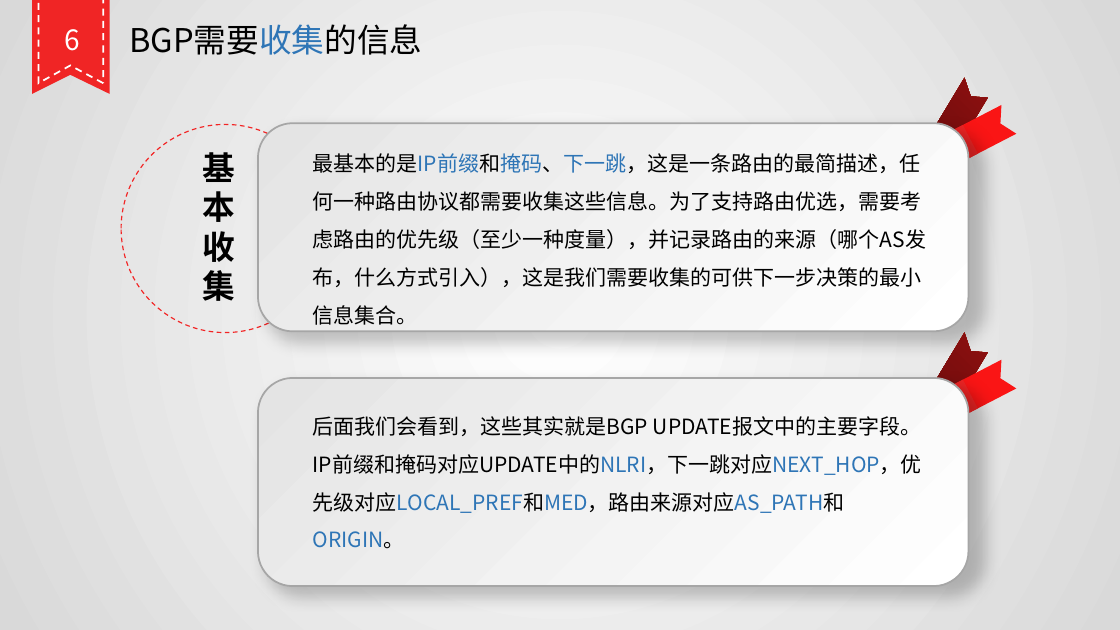
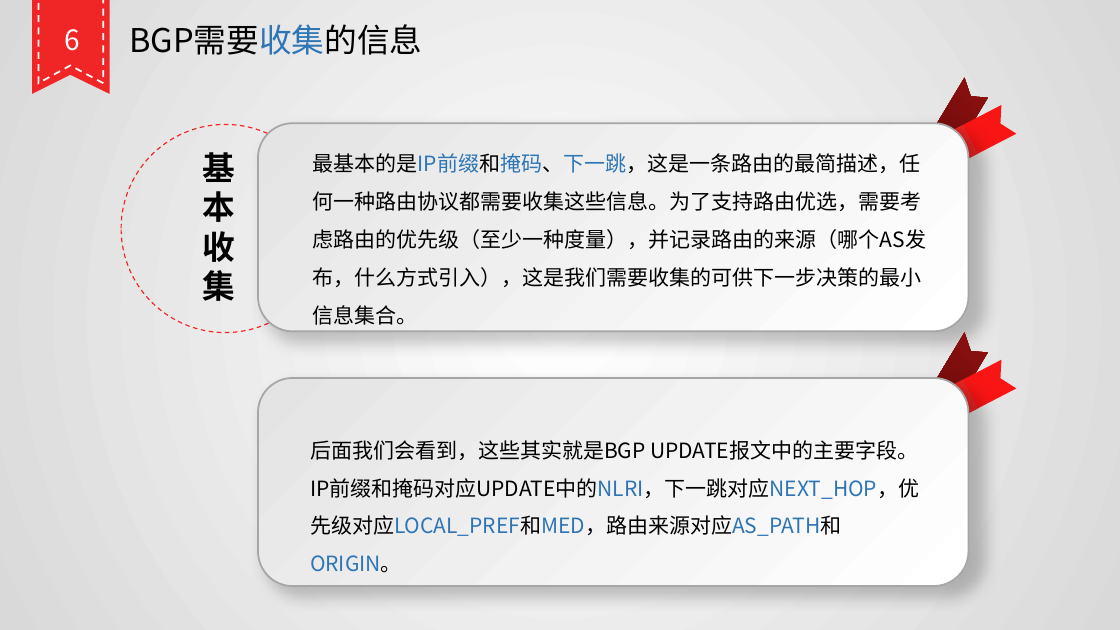
Before and after one commit to wanhl1990/bgp, a slide deck: slide 7 of BGP协议基础篇.pptx. Drawn at 1120x630 pixels with LibreOffice and Linux fonts; fonts in the diff are those of the drawing. Boxes give left, top, right and bottom in pixels: in the first picture for what was removed or moved away, otherwise in the second. Text is boxed around its words. In the diff, an @@ line names an element or a change of style, - is before the commit and + after.

```diff
--- a/BGP协议基础篇.pptx
+++ b/BGP协议基础篇.pptx
@@ text "后面我们会看到，这些其实就是BGP UPDATE报文中的主要字段。IP前缀和掩码对应UPDATE中的NLRI，下一跳对应 ...": place and size @@
-text "后面我们会看到，这些其实就是BGP UPDATE报文中的主要字段。IP前缀和掩码对应UPDATE中的NLRI，下一跳对应 ..." at (313, 416, 922, 549)
+text "后面我们会看到，这些其实就是BGP UPDATE报文中的主要字段。IP前缀和掩码对应UPDATE中的NLRI，下一跳对应 ..." at (310, 440, 919, 536)
@@ text "后面我们会看到，这些其实就是BGP UPDATE报文中的主要字段。IP前缀和掩码对应UPDATE中的NLRI，下一跳对应 ..." at (310, 440, 919, 536): font Noto Sans CJK SC to Noto Sans CJK JP @@
```
Also in this commit, not shown: 4 other slides changed, 4 slides added, 13 slides removed.
